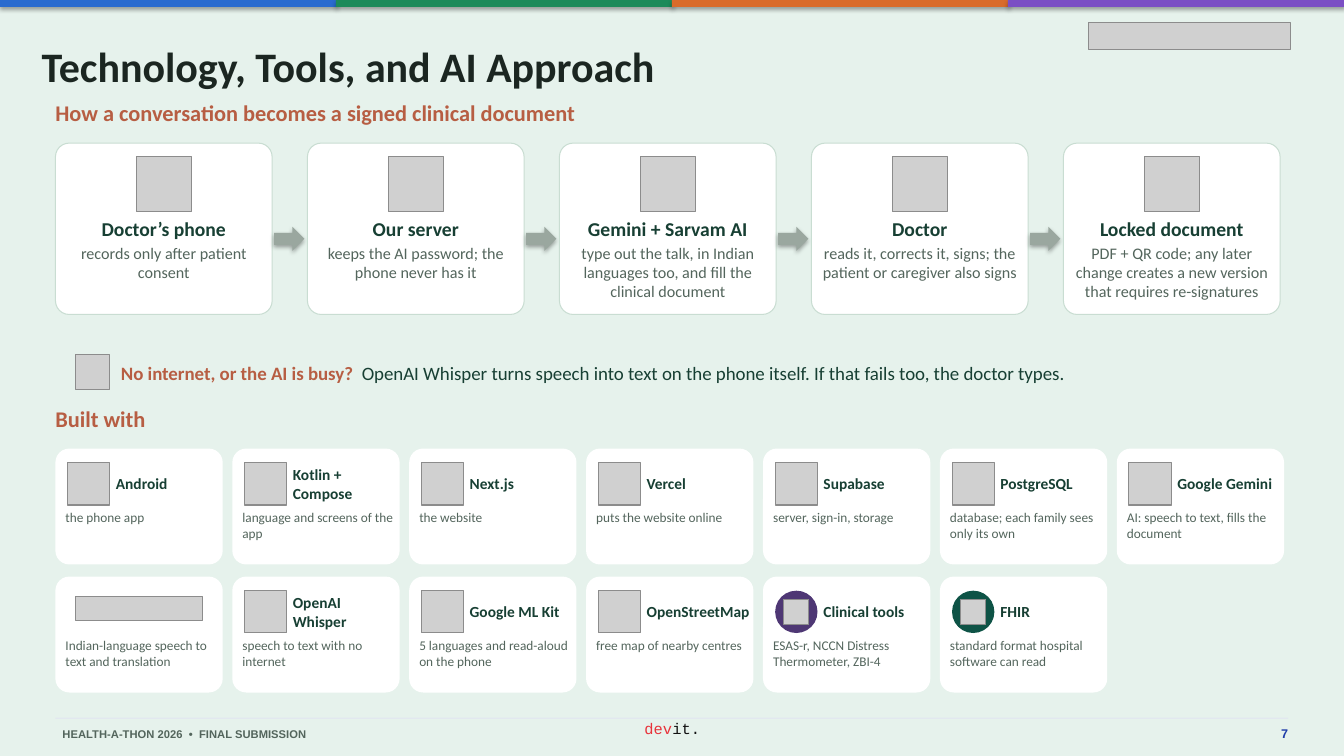
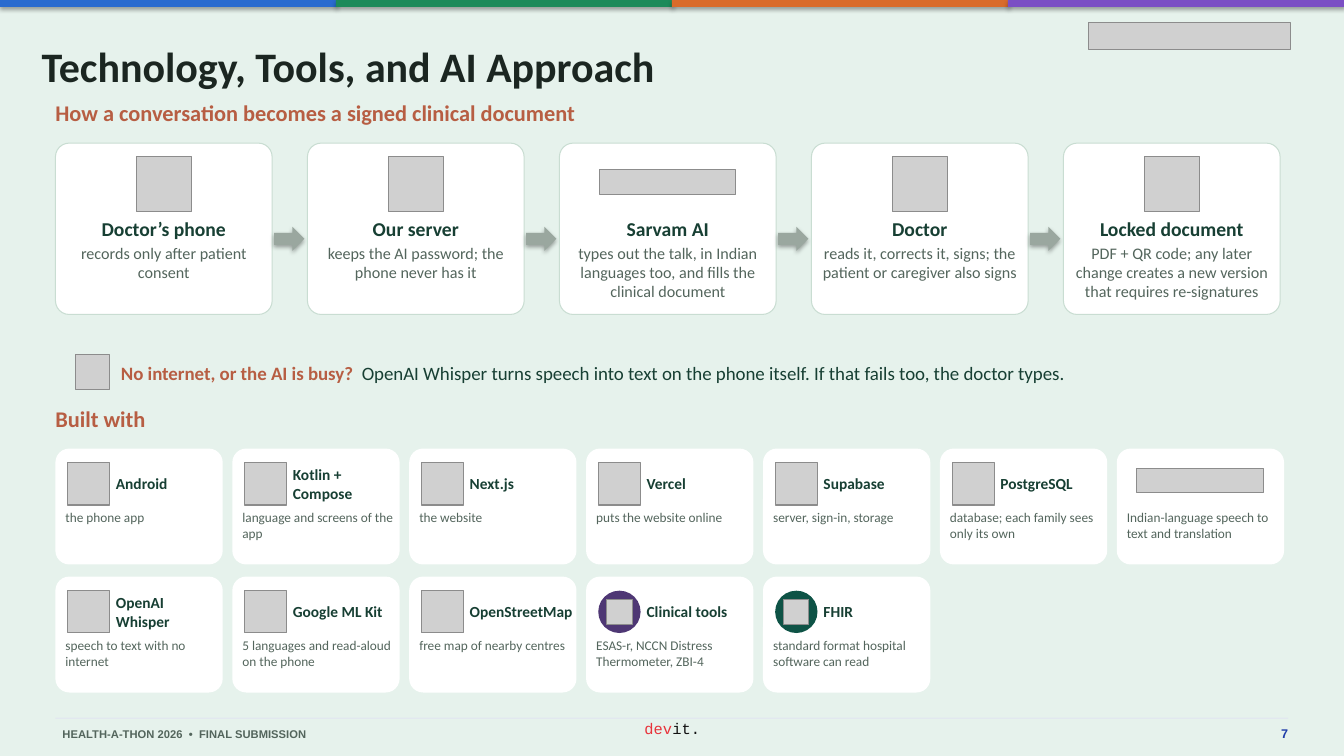
Before and after one commit to basithladdu/healthathon, a slide deck: slide 7 of output/final-submission/Sahara-Final-Presentation.pptx. Drawn at 1344x756 pixels with LibreOffice and Linux fonts; fonts in the diff are those of the drawing; grey boxes stand for pictures. Boxes give left, top, right and bottom in pixels: in the first picture for what was removed or moved away, otherwise in the second. Text is boxed around its words. In the diff, an @@ line names an element or a change of style, - is before the commit and + after.

```diff
--- a/output/final-submission/Sahara-Final-Presentation.pptx
+++ b/output/final-submission/Sahara-Final-Presentation.pptx
@@ picture: place and size @@
-picture at [76,597,203,620]
+picture at [600,169,736,195]
@@ picture removed at [640,156,696,212] @@
@@ text at [578,223,757,297]: text changed @@
-Gemini + Sarvam AI
-type out the talk, in Indian languages too, and fill the clinical document
+Sarvam AI
+types out the talk, in Indian languages too, and fills the clinical document
@@ picture: place and size @@
-picture at [1129,463,1172,505]
+picture at [1137,469,1264,492]
@@ text removed at [1177,478,1272,492] @@
-Google Gemini
@@ text at [1127,512,1268,538]: text changed @@
-AI: speech to text, fills the document
+Indian-language speech to text and translation
@@ picture added at [68,591,110,633] @@
@@ text "Google ML Kit": place and size @@
-text "Google ML Kit" at [470,606,560,620]
+text "Google ML Kit" at [293,606,383,620]
@@ picture removed at [598,591,640,633] @@
@@ ellipse added at [598,591,640,633], fill #4E3774 @@
@@ picture added at [607,599,632,624] @@
@@ text "Clinical tools": place and size @@
-text "Clinical tools" at [823,606,905,617]
+text "Clinical tools" at [647,606,728,617]
@@ ellipse at [775,591,818,633]: fill #4E3774 to #0E5346 @@
@@ rounded rectangle removed at [940,577,1107,693] @@
@@ ellipse removed at [952,591,994,633] @@
@@ picture removed at [961,599,986,624] @@
@@ text at [65,641,186,666]: text changed @@
-Indian-language speech to text and translation
+speech to text with no internet
@@ 7 texts: place and size @@
-7 texts at [293,598,1083,668]
+7 texts at [116,598,906,668]
@@ text removed at [242,641,362,666] @@
-speech to text with no internet
```
Also in this commit, not shown: 4 other slides changed, 7 other files.
